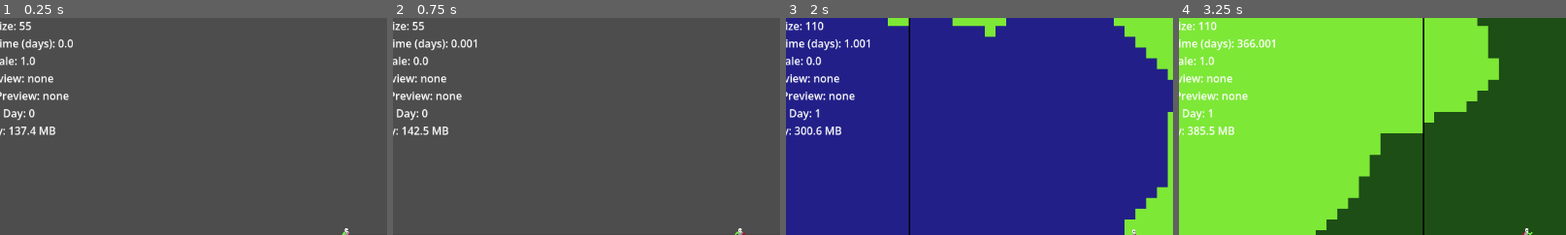
Above: before the commit, frames 1-4 (left to right).
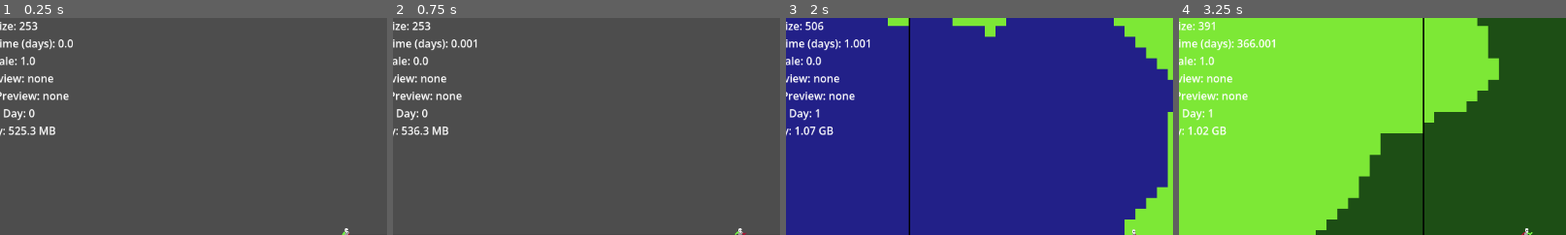
Above: after the commit, the same moments.

Repository: FutureQueenBee/game
Game: Godot game, scene res://WorldRoot.tscn
Same seed, same stepped clock (60 frames per second), same inputs: the game is played once before the commit and once after it.
Inputs (mouse positions are % of the whole screen's width and height, from its top left):
- Up to frame 1 (0.25 s): no input
- Up to frame 2 (0.75 s): tap Enter at 0.5 s; move the mouse to (72, 45) at 0.52 s; hold Right (ui_right) from 0.53 s (still down); tap P at 0.6 s; click (72, 45) at 0.67 s
- Up to frame 3 (2 s): move the mouse to (30, 55) at 1.27 s; release Right (ui_right) at 1.28 s; hold Down (ui_down) from 1.28 s (still down); tap J at 1.35 s
- Up to frame 4 (3.25 s): move the mouse to (60, 28) at 2.02 s; release Down (ui_down) at 2.03 s; hold Right (ui_right) 2.03-2.78 s; tap K at 2.1 s; move the mouse to (45, 70) at 2.77 s; hold Up (ui_up) from 2.78 s (still down); tap P at 2.85 s; click (45, 70) at 2.92 s
The pictures show only the part of the screen within x 5-55%, y 0-50%; the shares and areas given below are measured in that part.

The runs differ from the first frame. In frame 1, 0.2% of the frame differs, in the area x 2-10%, y 1-55%; in frame 2, 0.2%; in frame 3, 0.5%, in the area x 2-15%, y 1-55%; in frame 4, 0.5%.

Commit message:
Fix: Increase ACTIVE_RADIUS to 10 to eliminate remaining terrain gaps

Diff:
--- a/scripts/WorldManager.gd
+++ b/scripts/WorldManager.gd
@@ -2,7 +2,7 @@
 
 @export var CHUNK_SIZE: int = 32
 @export var TILE_SIZE: int = 16
-@export var ACTIVE_RADIUS: int = 4
+@export var ACTIVE_RADIUS: int = 10
 @export var UNLOAD_BUFFER: int = 1
 @export var WORLD_WIDTH_TILES: int = 2048
 @export var WORLD_HEIGHT_TILES: int = 1024
